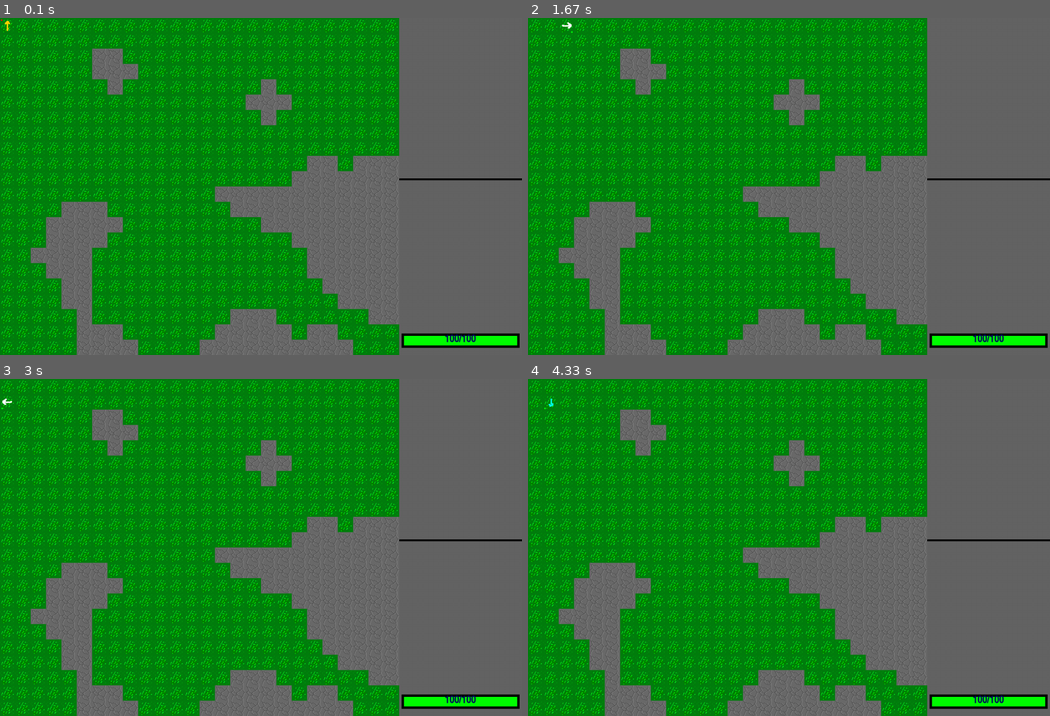
Above: before the commit, frames 1-4 (two rows, left to right).
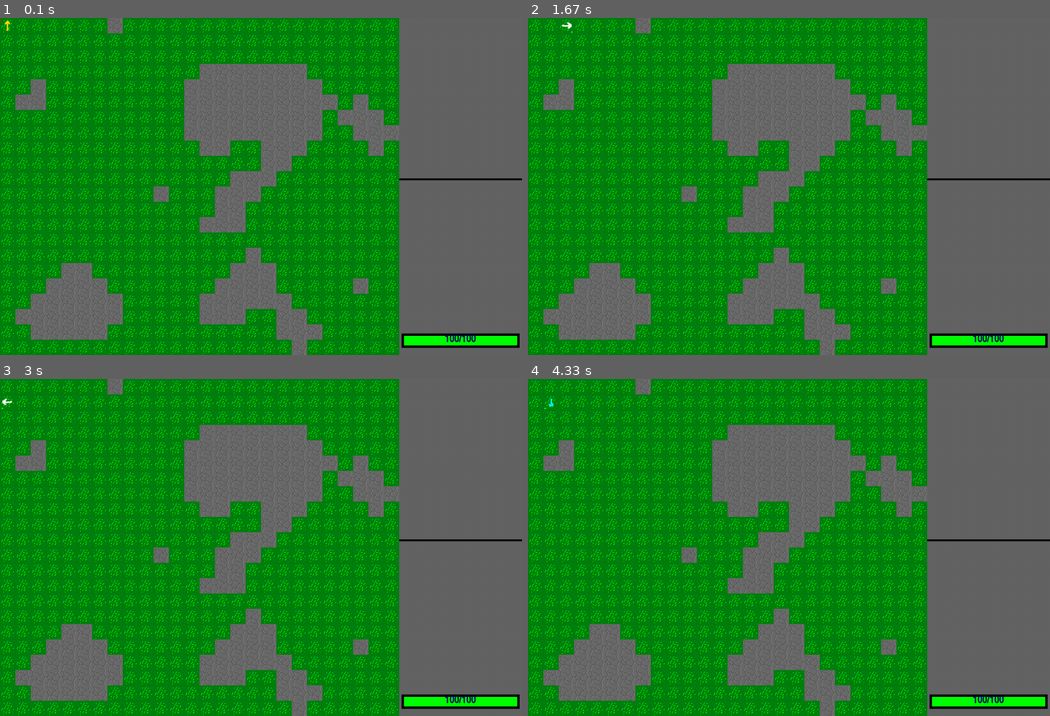
Above: after the commit, the same moments.

Repository: MaundyMoo/Coursework
Game: pygame game, started from Main.py
The game is run twice, just before and just after one commit, with the same random seed, the same clock (stepped at 60 frames per second) and the same inputs.
Inputs:
- Up to frame 1 (0.1 s): no input
- Up to frame 2 (1.67 s): hold Right 0.33-0.8 s; hold Up 0.83-1.13 s; hold Right 1.17-1.63 s
- Up to frame 3 (3 s): hold Left 1.67-2.2 s; hold Down 2.23-2.53 s; hold Left 2.57-2.97 s
- Up to frame 4 (4.33 s): hold Up 3-3.37 s; hold Right 3.4-4.03 s; hold Down from 4.07 s (still down)

The runs differ from the first frame. In frame 1, 29% of the frame differs, in the area x 2-77%, y 0-100%; in frame 2, 29%; in frame 3, 29%; in frame 4, 29%.

Commit message:
Flood fill complete

Diff:
--- a/CellularAutomata.py
+++ b/CellularAutomata.py
@@ -1,5 +1,5 @@
 from random import random
-
+import queue
 # Creates/Seeds a random 2D array with true or false values for alive or dead cells
 def generateRandomList(width: int, height: int, chance: float) -> list:
     map = []
@@ -46,10 +46,52 @@
                 count += 1
     return count
 
+def countCaverns(map: list):
+    caverns = []
+    for y in range(0, len(map)):
+        for x in range(0, len(map[0])):
+            # Checks if the cell is True and not already in a cavern
+            if map[y][x] and not any((y,x) in cavern for cavern in caverns):
+                # Perform the flood fill / BFS
+                caverns.append(IterativeBFS((y, x), map))
+            else:
+                # Already counted cell so ignore or the cell is 'dead'
+                continue
+    return caverns
+
+def IterativeBFS(point: tuple, map: list):
+    q = queue.Queue()
+    q.put(point)
+    cavern = []
+    while not q.empty():
+        (y, x) = q.get()
+        if not (y, x) in cavern:
+            cavern.append((y, x))
+
+            if not y == len(map)-1:
+                if map[y + 1][x] and not (y + 1, x) in cavern:
+                    q.put((y + 1, x))
+
+            if not y == 0:
+                if map[y - 1][x] and not (y - 1, x) in cavern:
+                    q.put((y - 1, x))
+
+            if not x == len(map[0])-1:
+                if map[y][x + 1] and not (y, x + 1) in cavern:
+                    q.put((y, x + 1))
+
+            if not x == 0:
+                if map[y][x - 1] and not (y, x - 1) in cavern:
+                    q.put((y, x - 1))
+    return cavern
+
 def driver(width: int, height: int,
            chance: float, steps: int,
            birthLimit: int, deathLimit: int) -> list:
     map = generateRandomList(width, height, chance)
-    for i in range(0, steps+1):
+    for i in range(0, steps):
         map = stepSimulation(map, birthLimit, deathLimit).copy()
+    caverns = countCaverns(map)
+    print(caverns)
+    print(len(caverns))
     return map
--- a/Mapper.py
+++ b/Mapper.py
@@ -5,8 +5,8 @@
 
 spritesheet = Image.SpriteSheet(path="res/testSheet.png", spriteSize=32)
 
-def generateCellularAutomata(width: int = 50,
-                             height: int = 50,
+def generateCellularAutomata(width: int = 26,
+                             height: int = 22,
                              chance: float = 0.6,
                              steps: int = 2,
                              birthLimit: int = 3,
@@ -20,11 +20,11 @@
     for y in range(0, len(arr)):
         row = []
         for x in range(0, len(arr[0])):
-            if arr[y][x] == True:
+            if arr[y][x]:
                 row.append(Tiles.Tile(gridPos=(x, y),
                                       collision=False,
                                       sprite=spritesheet.returnSprite(0, 0)))
-            elif arr[y][x] == False:
+            else:#if arr[y][x]:
                 row.append(Tiles.Tile(gridPos=(x, y),
                                       collision=True,
                                       sprite=spritesheet.returnSprite(1, 0)))
